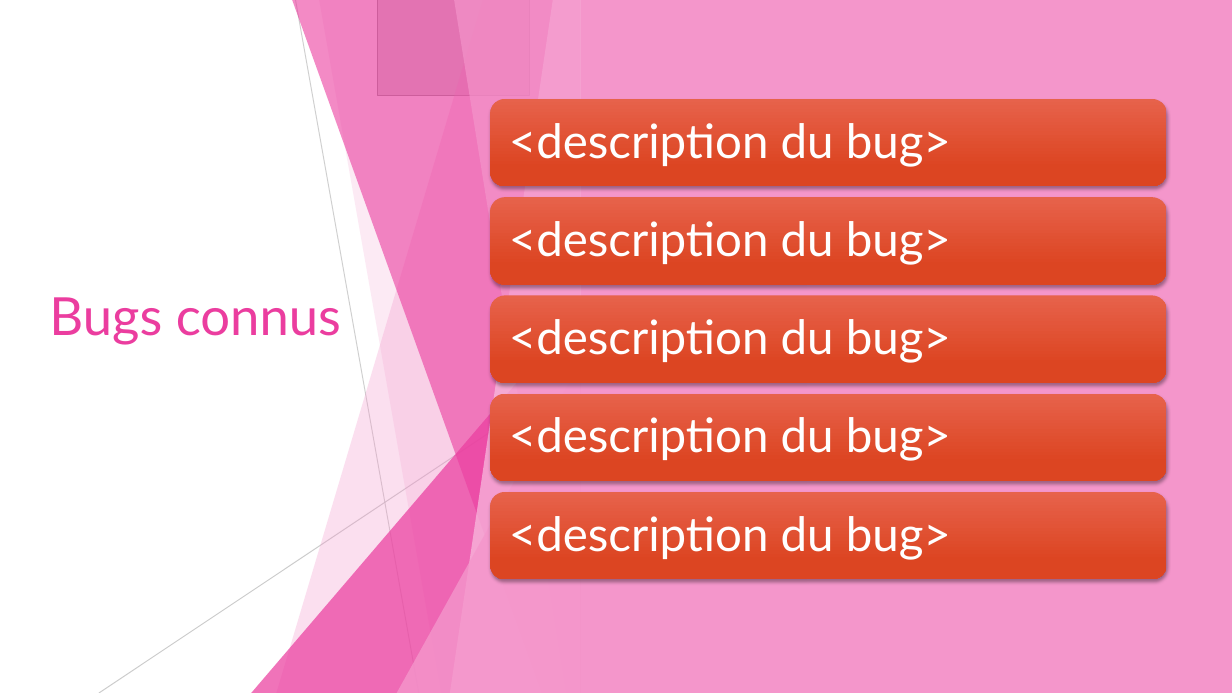
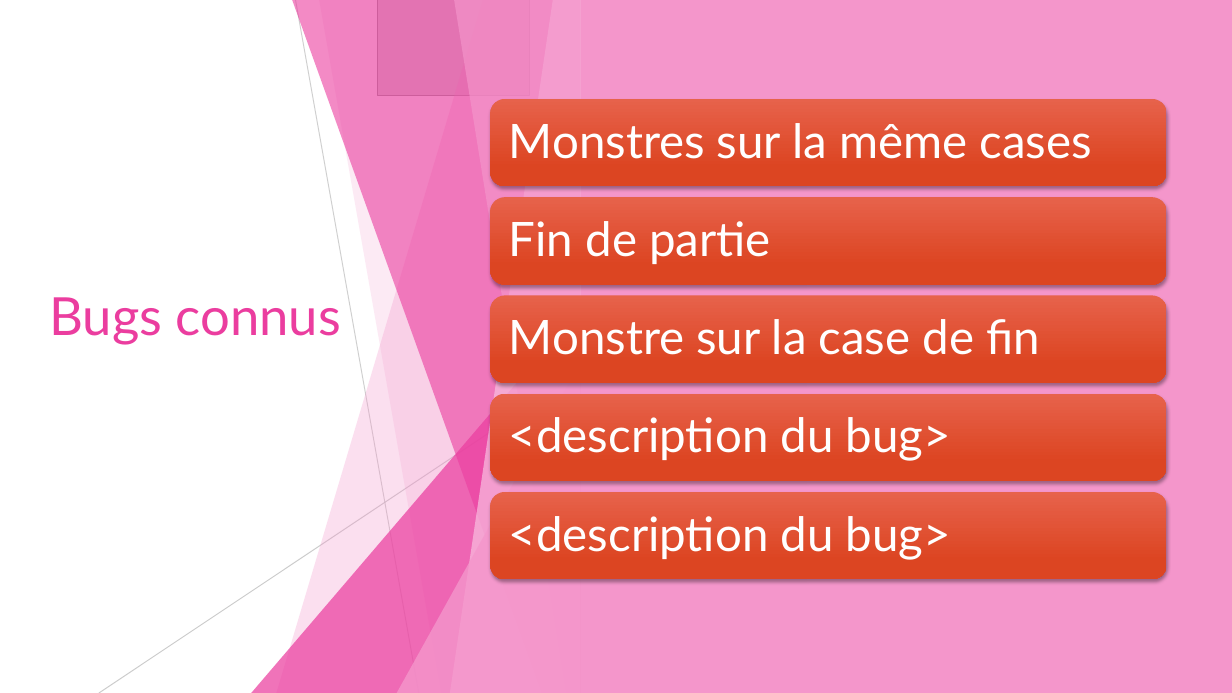
Before and after one commit to djaquet5/MCR-Prototype, a slide deck: slide 7 of Prototype-Pratique.pptx. Drawn at 1232x693 pixels with LibreOffice and Linux fonts; fonts in the diff are those of the drawing; grey boxes stand for pictures. Boxes give left, top, right and bottom in pixels: in the first picture for what was removed or moved away, otherwise in the second. Text is boxed around its words. In the diff, an @@ line names an element or a change of style, - is before the commit and + after.

```diff
--- a/Prototype-Pratique.pptx
+++ b/Prototype-Pratique.pptx
@@ text at [509, 123, 1091, 159]: text changed @@
-<description du bug>
+Monstres sur la même cases
@@ text at [509, 221, 771, 264]: text changed @@
-<description du bug>
+Fin de partie
@@ text at [509, 319, 1040, 355]: text changed @@
-<description du bug>
+Monstre sur la case de fin
```
Also in this commit, not shown: 2 other slides changed, 1 slide added.
